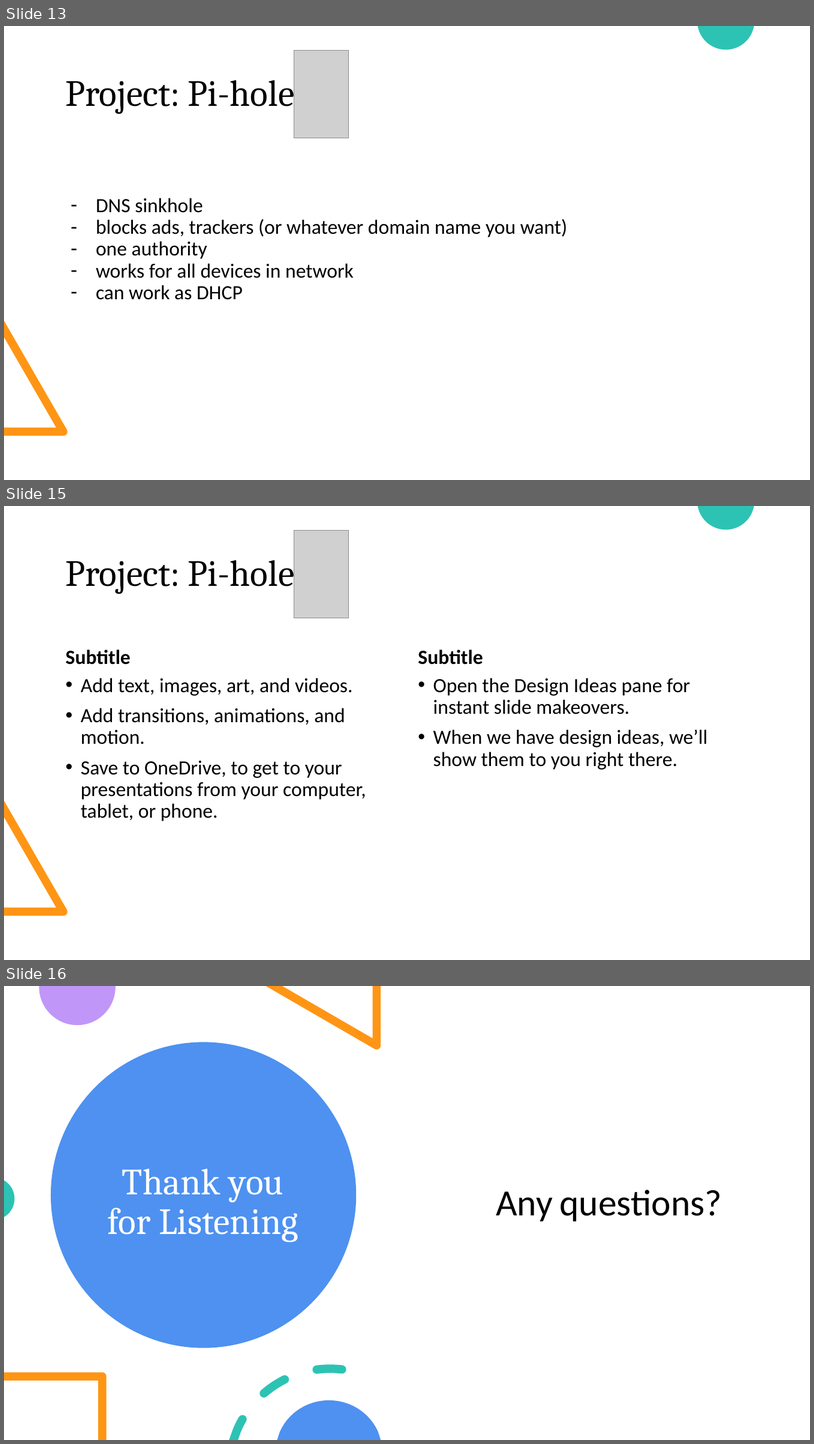
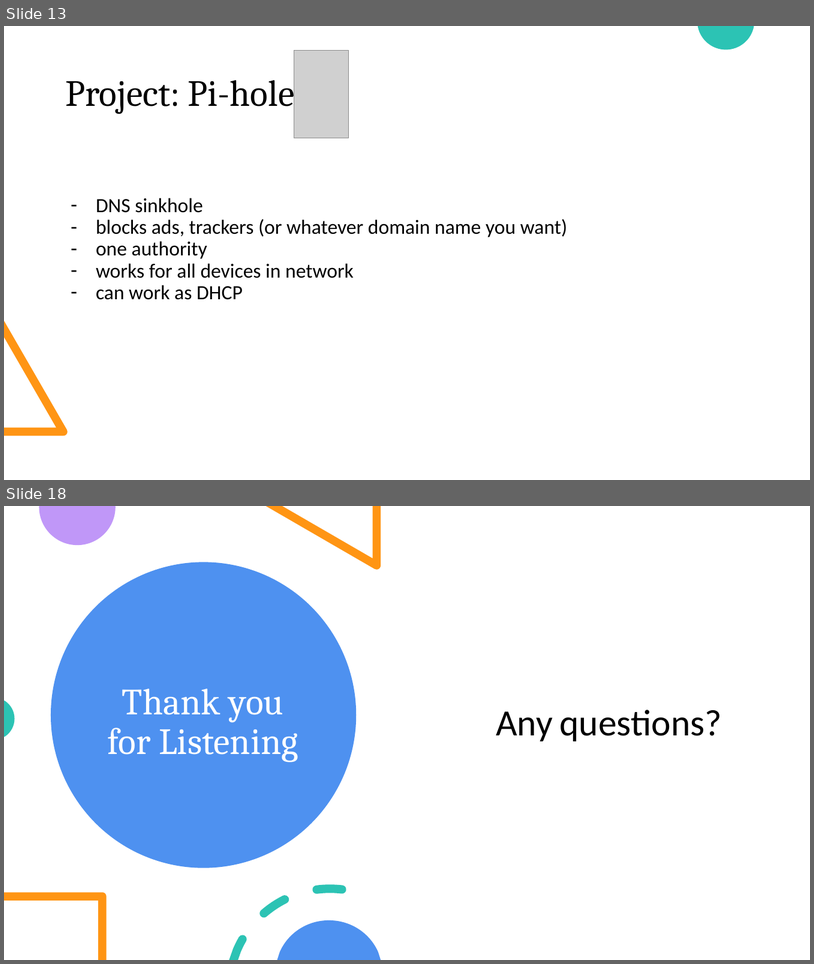
Before and after one commit to nembrinj/protofablab, a slide deck: presentations/Docker Containers.pptx. Shown one above the other, each under a label of ours: slides 13, 15 and 16 before the commit, slides 13 and 18 after it; the slides between them are not shown. The pictures are 814x1444 and 814x964 pixels, drawn with LibreOffice and Linux fonts; fonts in the diff are those of the drawing; grey boxes stand for pictures. Boxes give left, top, right and bottom in pixels: in the first picture for what was removed or moved away, otherwise in the second. Text is boxed around its words. In the diff, an @@ line names an element or a change of style, - is before the commit and + after.

```diff
--- a/presentations/Docker Containers.pptx
+++ b/presentations/Docker Containers.pptx
@@ slide 15 removed at (4,506,810,960), background #FFFFFF; not listed: 2 template elements that a slide beside it also shows @@
@@ picture removed at (294,530,348,618) @@
@@ title removed at (66,552,295,594) @@
-Project: Pi-hole
@@ text removed at (66,649,131,664) @@
-Subtitle
@@ text removed at (418,649,483,664) @@
-Subtitle
@@ text removed at (81,678,366,821) @@
-• Add text, images, art, and videos.
-• Add transitions, animations, and motion.
-• Save to OneDrive, to get to your presentations from your computer, tablet, or phone.
@@ text removed at (434,678,708,769) @@
-• Open the Design Ideas pane for instant slide makeovers.
-• When we have design ideas, we’ll show them to you right there.
@@ what was slide 16 is now slide 18 @@
```
Also in this commit, not shown: 6 slides changed, 3 slides added.
